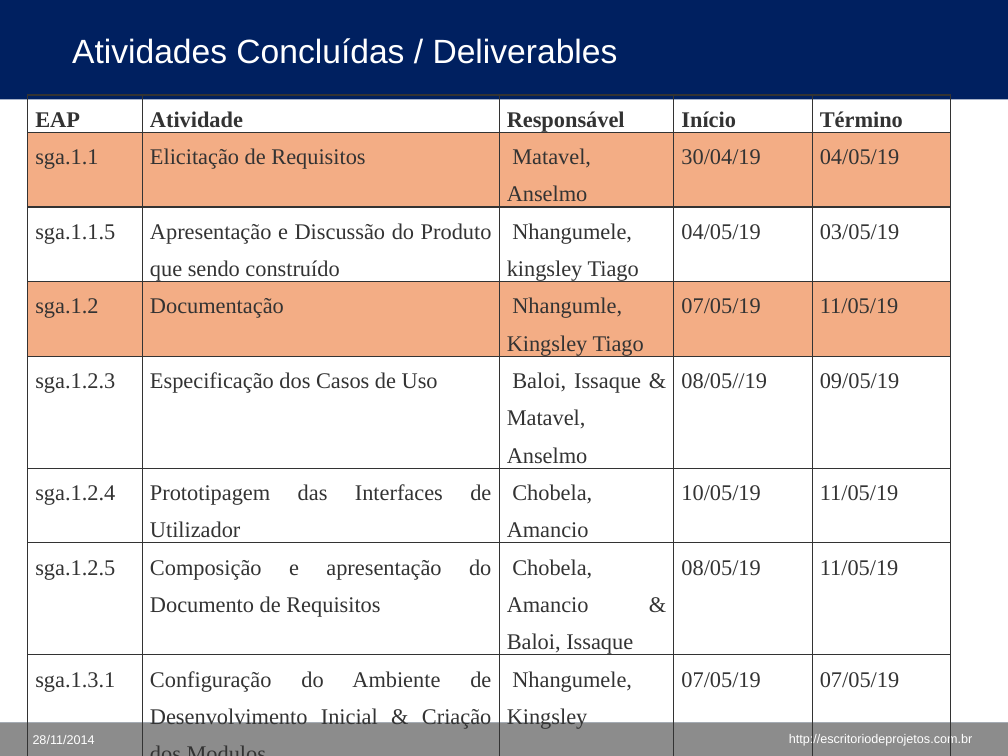
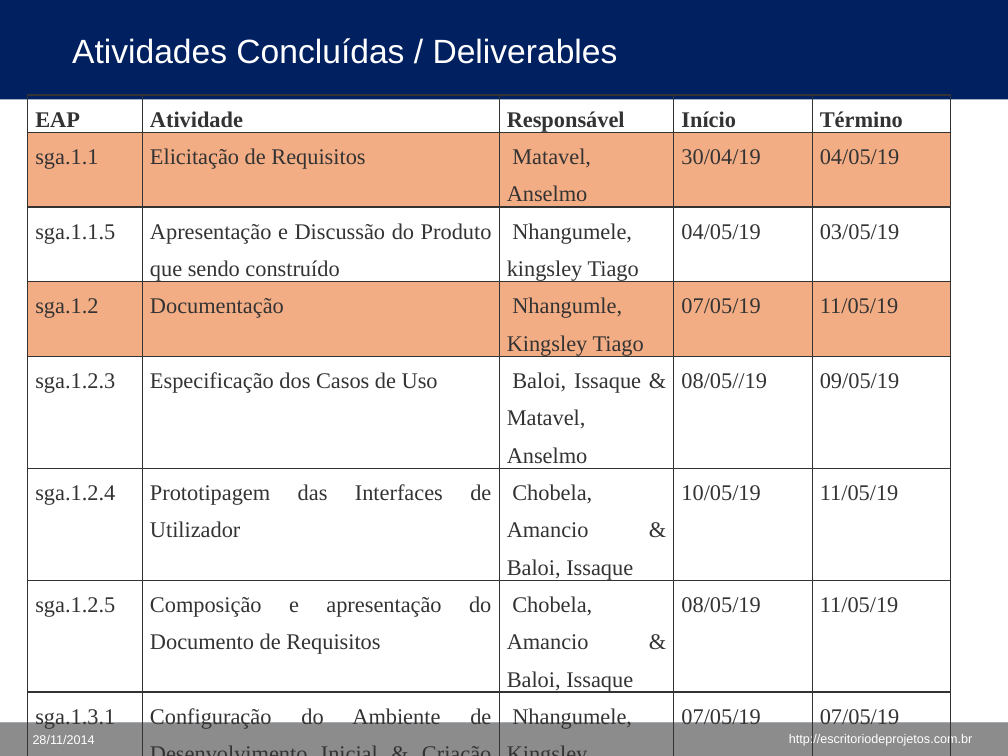
Before and after one commit to Kingsleynhangumele225/SGC-1.3, a slide deck: slide 4 of Colegio911/Doc/Status Report Grupo 4.pptx. Drawn at 1008x756 pixels with LibreOffice and Linux fonts; fonts in the diff are those of the drawing; background and template pictures are left out. Boxes give left, top, right and bottom in pixels: in the first picture for what was removed or moved away, otherwise in the second. Text is boxed around its words. In the diff, an @@ line names an element or a change of style, - is before the commit and + after.

```diff
--- a/Colegio911/Doc/Status Report Grupo 4.pptx
+++ b/Colegio911/Doc/Status Report Grupo 4.pptx
@@ table at (x1=28, y1=95, x2=951, y2=756) @@
-row 6, column 3: Chobela, Amancio
+row 6, column 3: Chobela, Amancio & Baloi, Issaque
```
Also in this commit, not shown: 1 other slide changed.
